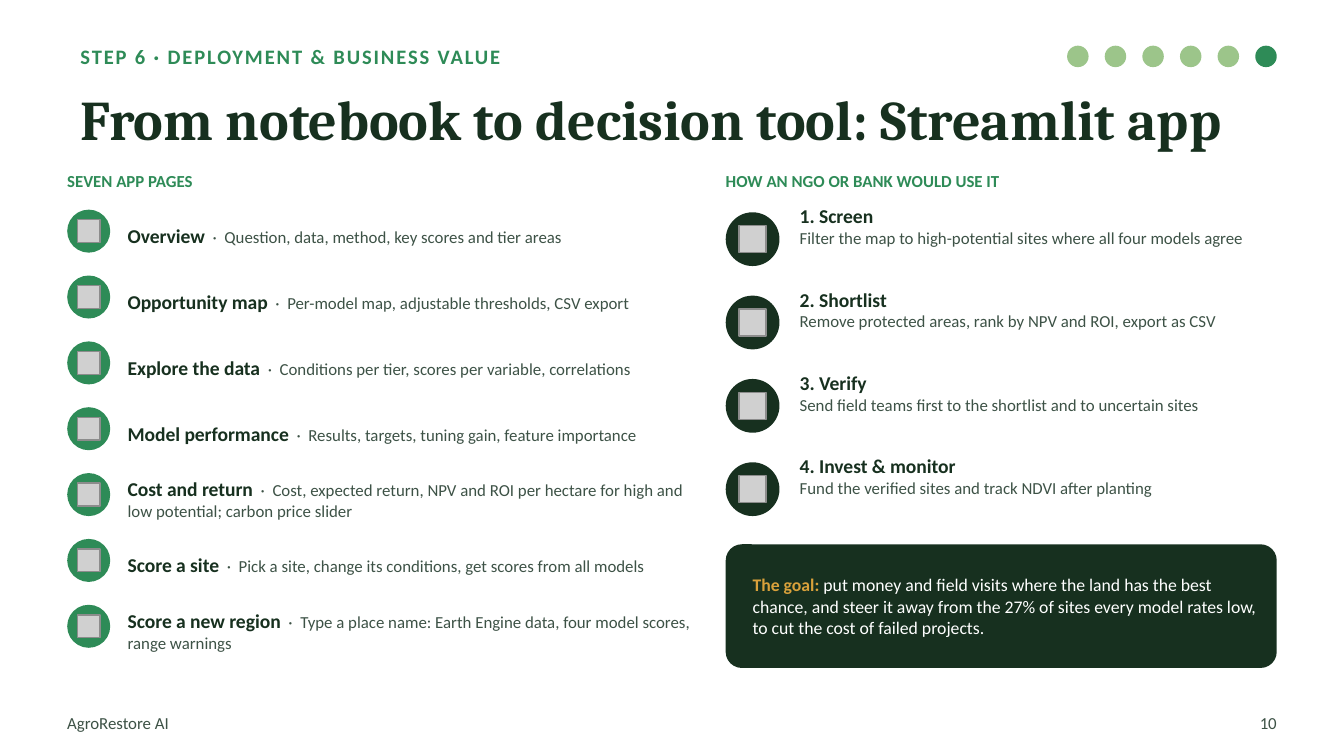
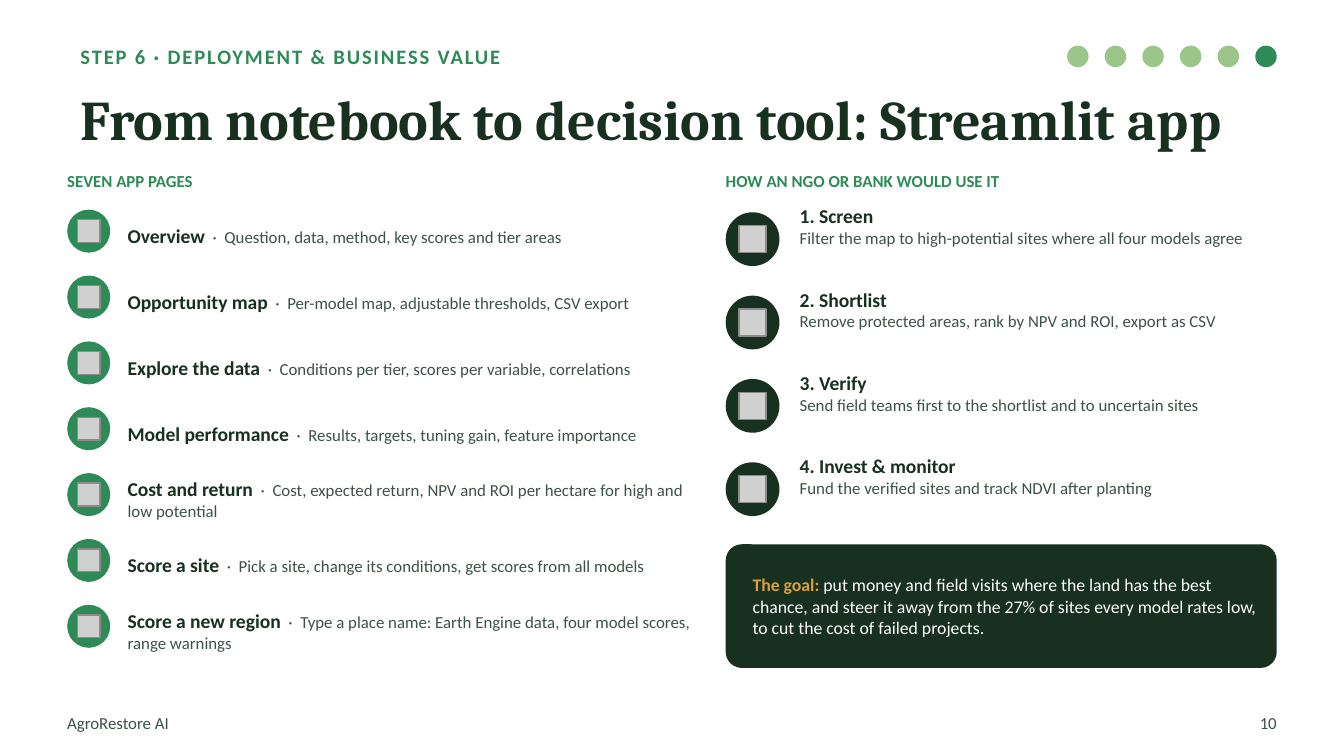
Before and after one commit to TypsonRS/ds-capstoneKSD, a slide deck: slide 10 of PROJECT_DATA_SCIENCE/presentation/AgroRestoreAI_DemoDay.pptx. Drawn at 1344x756 pixels with LibreOffice and Linux fonts; fonts in the diff are those of the drawing; grey boxes stand for pictures. Boxes give left, top, right and bottom in pixels: in the first picture for what was removed or moved away, otherwise in the second. Text is boxed around its words. In the diff, an @@ line names an element or a change of style, - is before the commit and + after.

```diff
--- a/PROJECT_DATA_SCIENCE/presentation/AgroRestoreAI_DemoDay.pptx
+++ b/PROJECT_DATA_SCIENCE/presentation/AgroRestoreAI_DemoDay.pptx
@@ text at (128,482,683,520): text changed @@
-Cost and return · Cost, expected return, NPV and ROI per hectare for high and low potential; carbon price slider
+Cost and return · Cost, expected return, NPV and ROI per hectare for high and low potential
```
Also in this commit, not shown: 1 other slide changed, 1 other file.
